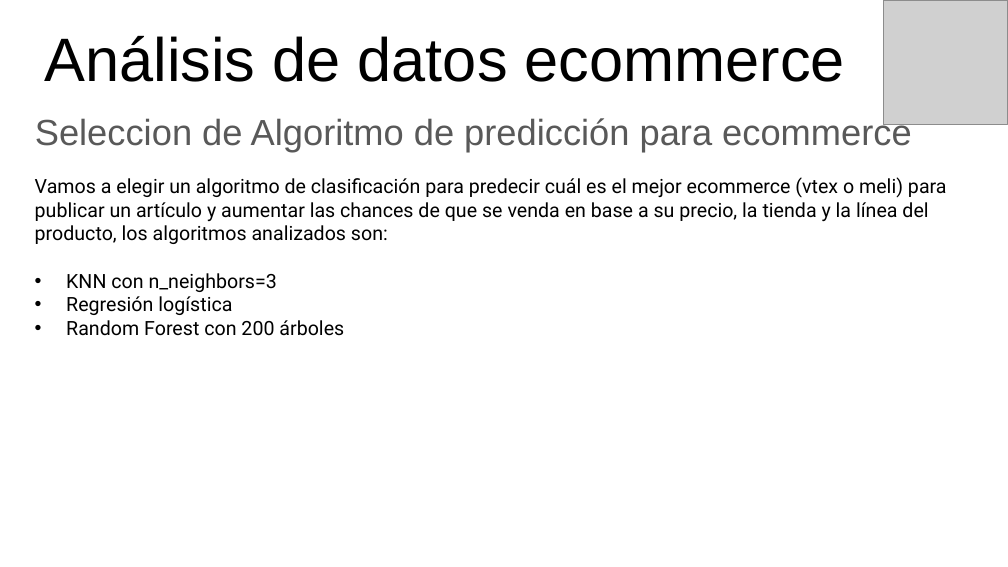
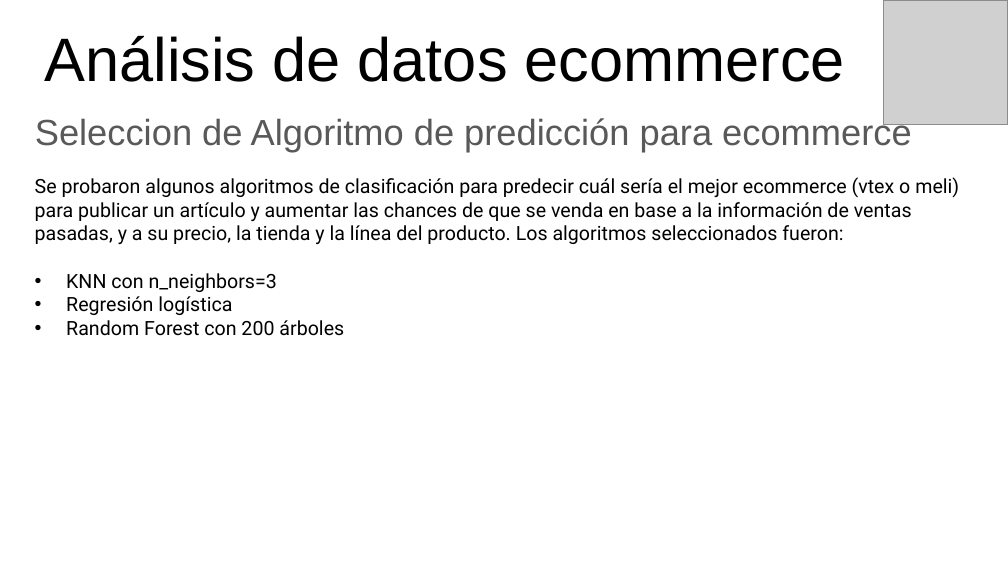
Before and after one commit to eliasguillermo/ds-ecommerce, a slide deck: slide 19 of PROYECTO FINAL - PRESENTANCION GERENCIAL.pptx (slide 18 before the commit). Drawn at 1008x567 pixels with LibreOffice and Linux fonts; fonts in the diff are those of the drawing; grey boxes stand for pictures. Boxes give left, top, right and bottom in pixels: in the first picture for what was removed or moved away, otherwise in the second. Text is boxed around its words. In the diff, an @@ line names an element or a change of style, - is before the commit and + after.

```diff
--- a/PROYECTO FINAL - PRESENTANCION GERENCIAL.pptx
+++ b/PROYECTO FINAL - PRESENTANCION GERENCIAL.pptx
@@ text at <box>35,177,959,245</box>: text changed @@
-Vamos a elegir un algoritmo de clasificación para predecir cuál es el mejor ecommerce (vtex o meli) para publicar un artículo y aumentar las chances de que se venda en base a su precio, la tienda y la línea del producto, los algoritmos analizados son:
+Se probaron algunos algoritmos de clasificación para predecir cuál sería el mejor ecommerce (vtex o meli) para publicar un artículo y aumentar las chances de que se venda en base a la información de ventas pasadas, y a su precio, la tienda y la línea del producto. Los algoritmos seleccionados fueron:
```
Also in this commit, not shown: 3 other slides changed, 1 slide added, 1 other file.
